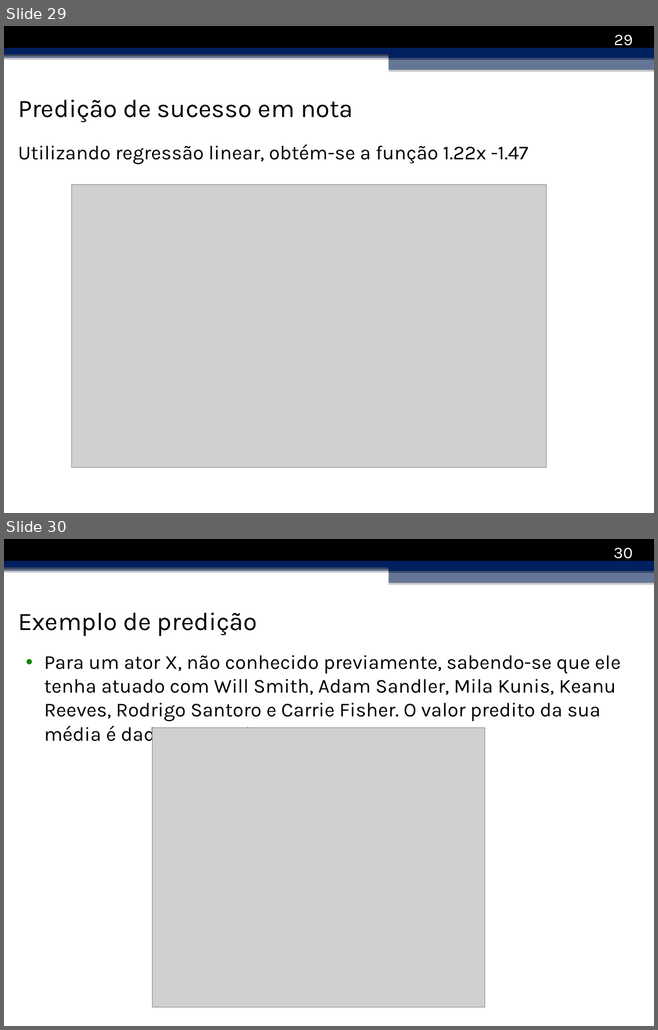
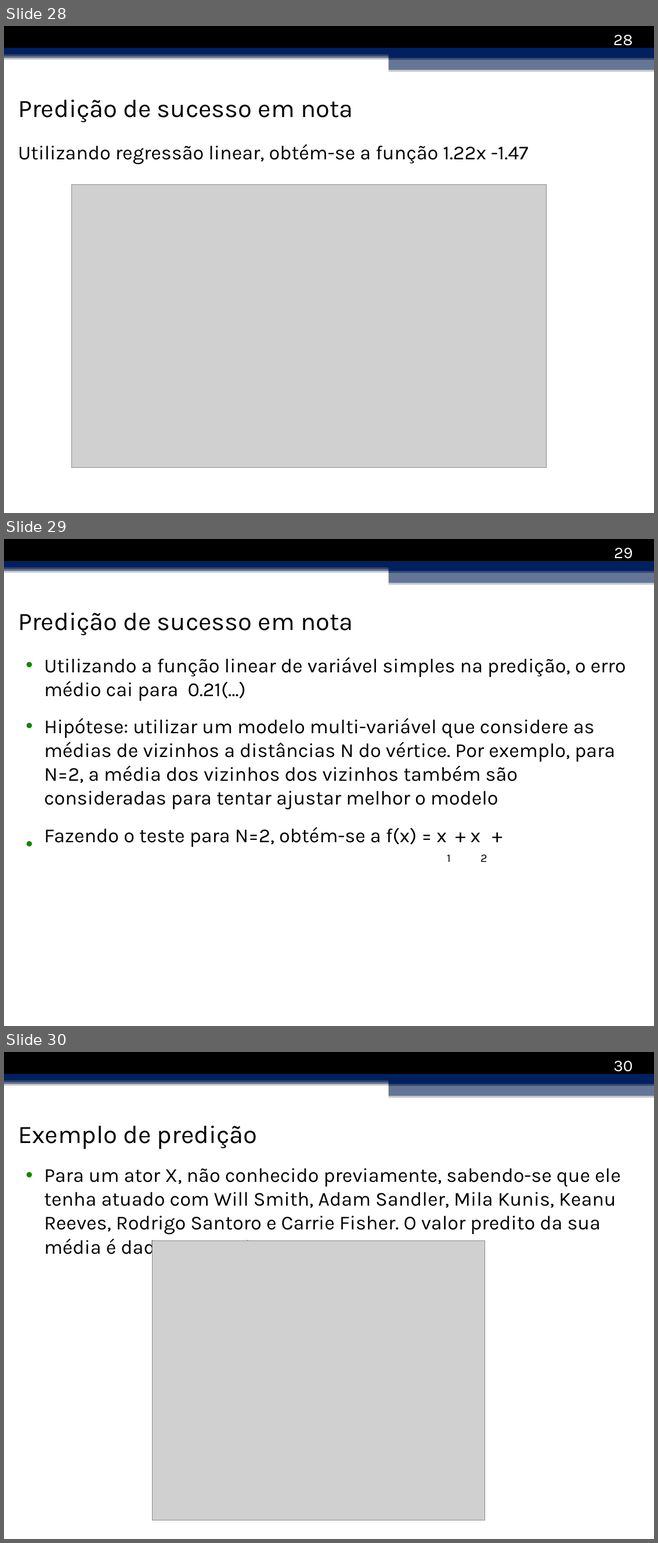
Before and after one commit to ronanlopes/redescomplexas_netflix_dataset, a slide deck: Apresentação.pptx. Shown one above the other, each under a label of ours: slides 29 and 30 before the commit, slides 28, 29 and 30 after it. The pictures are 658x1030 and 658x1543 pixels, drawn with LibreOffice and Linux fonts; fonts in the diff are those of the drawing; grey boxes stand for pictures; background and template pictures are left out. Boxes give left, top, right and bottom in pixels: in the first picture for what was removed or moved away, otherwise in the second. Text is boxed around its words. In the diff, an @@ line names an element or a change of style, - is before the commit and + after.

```diff
--- a/Apresentação.pptx
+++ b/Apresentação.pptx
@@ slide 29 added at [4, 539, 654, 1026], background picture (left out); not listed: 5 template elements that a slide beside it also shows @@
@@ page number added at [614, 548, 632, 562], 18 pt, text #FFFFFF @@
+29
@@ text added at [18, 613, 353, 635], 28 pt, text #000000 @@
+Predição de sucesso em nota
@@ text added at [44, 657, 626, 847], 22 pt, text #000000 @@
+• Utilizando a função linear de variável simples na predição, o erro médio cai para 0.21(…)
+• Hipótese: utilizar um modelo multi-variável que considere as médias de vizinhos a distâncias N do vértice. Por exemplo, para N=2, a média dos vizinhos dos vizinhos também são consideradas para tentar ajustar melhor o modelo
+• Fazendo o teste para N=2, obtém-se a f(x) = x1 + x2 +
@@ what was slide 29 is now slide 28 @@
@@ page number at [613, 35, 632, 49]: text changed @@
-29
+28
```
Also in this commit, not shown: 3 slides changed, 1 slide removed, 23 other files.
